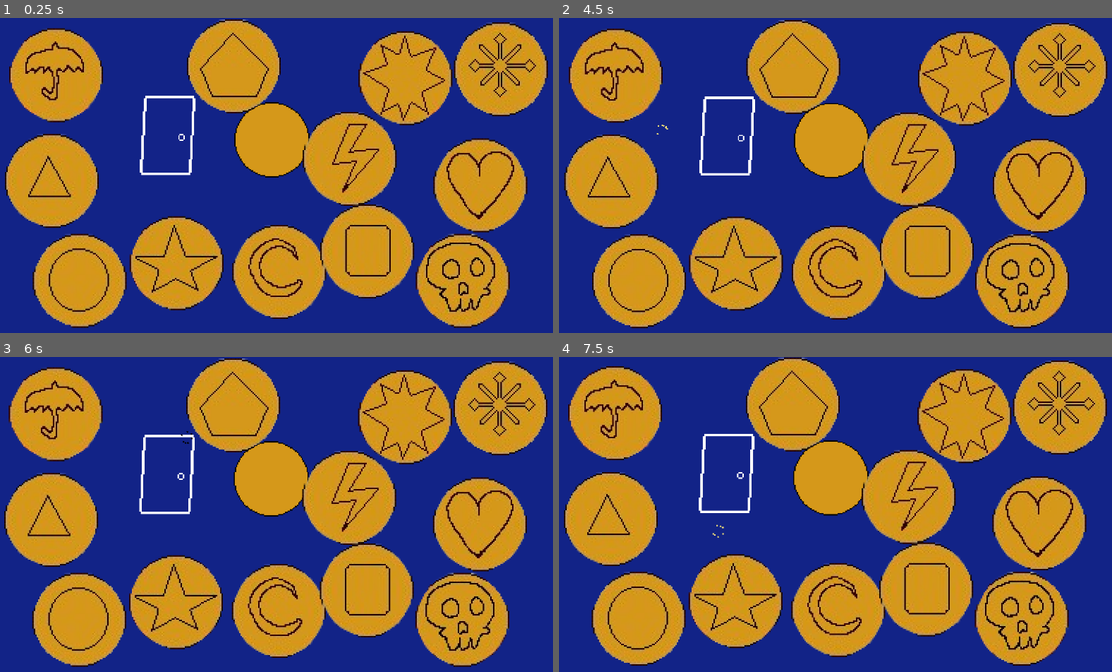
Above: before the commit, frames 1-4 (two rows, left to right).
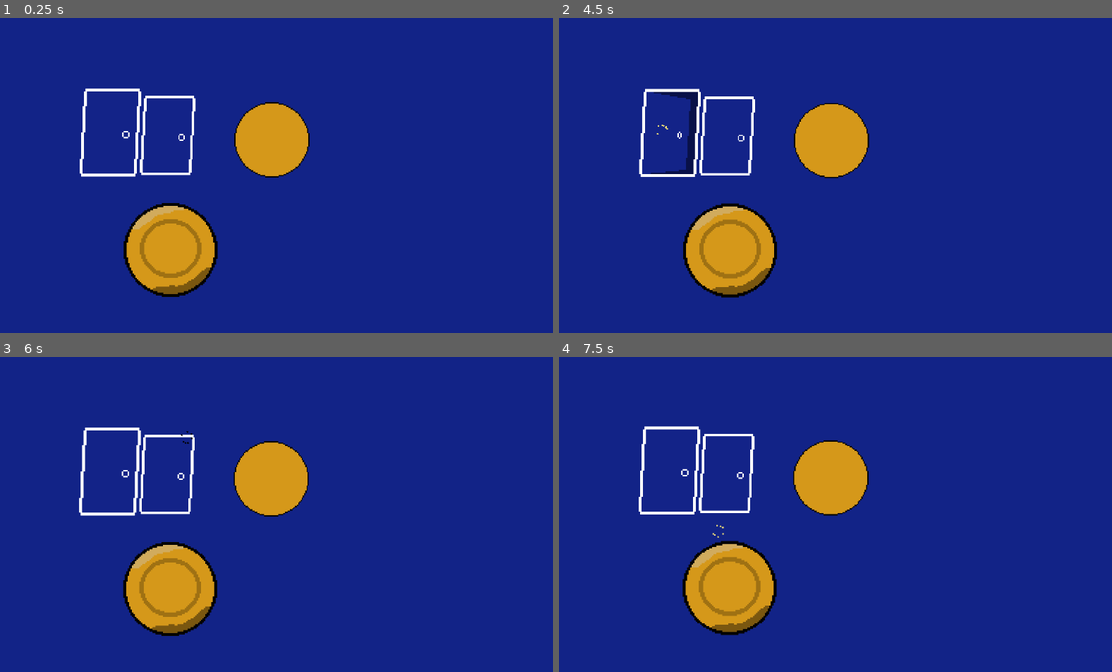
Above: after the commit, the same moments.

Repository: AysbergTr/gamejam-github
Game: Godot game, scene res://scenes/game.tscn
Same seed, same stepped clock (60 frames per second), same inputs: the game is played once before the commit and once after it.
Inputs (mouse positions are in pixels of both pictures, inside the frame that each line leads up to):
- Up to frame 1 (0.25 s): no input
- Up to frame 2 (4.5 s): tap Enter (ui_accept) at 0.5, 0.77, 1.52, 2, 3.02, 3.5, 3.77 s; move the mouse to (829, 140) at 0.52 s; hold Right (ui_right) 0.53-2.03 s; click (829, 140) at 0.67 s; move the mouse to (719, 191) at 1.27 s; click (719, 191) at 1.42 s; move the mouse to (885, 106) at 2.02 s; hold Left (ui_left) 2.03-2.78 s; click (885, 106) at 2.17 s; move the mouse to (802, 238) at 2.77 s; hold Right (ui_right) 2.78-4.28 s; click (802, 238) at 2.92 s; move the mouse to (1001, 222) at 3.52 s; click (1001, 222) at 3.67 s; move the mouse to (664, 128) at 4.27 s; hold Left (ui_left) from 4.28 s (still down); click (664, 128) at 4.42 s
- Up to frame 3 (6 s): tap Enter (ui_accept) at 4.52 s; move the mouse to (298, 514) at 5.02 s; release Left (ui_left) at 5.03 s; hold Right (ui_right) 5.03-5.78 s; click (298, 514) at 5.17 s; move the mouse to (188, 435) at 5.77 s; hold Left (ui_left) from 5.78 s (still down); click (188, 435) at 5.92 s
- Up to frame 4 (7.5 s): tap Enter (ui_accept) at 6.02, 6.77, 7.25 s; move the mouse to (957, 498) at 6.52 s; click (957, 498) at 6.67 s; move the mouse to (719, 530) at 7.27 s; release Left (ui_left) at 7.28 s; hold Right (ui_right) from 7.28 s (still down); click (719, 530) at 7.42 s

The runs differ from the first frame. In frame 1, 46% of the frame differs, in the area x 0-100%, y 0-99%; in frame 2, 47%; in frame 3, 46%; in frame 4, 46%.

Commit message:
cookie shapes remastered
-Changed 9 of the cookie shapes

Diff:
--- /dev/null
+++ b/scenes/door.tscn
@@ -0,0 +1,27 @@
+[gd_scene load_steps=5 format=3 uid="uid://i28mfgee7hxj"]
+
+[ext_resource type="Script" uid="uid://dancnc1emwcwr" path="res://scripts/door.gd" id="1_83dcw"]
+[ext_resource type="Texture2D" uid="uid://dlc0hucnvfwjk" path="res://assets/door (1).png" id="1_hpvv5"]
+[ext_resource type="Texture2D" uid="uid://ma4c4lev3xve" path="res://assets/door opened.png" id="2_uvdjg"]
+
+[sub_resource type="RectangleShape2D" id="RectangleShape2D_uvdjg"]
+size = Vector2(39, 60)
+
+[node name="Door" type="Area2D"]
+script = ExtResource("1_83dcw")
+
+[node name="DoorSprite" type="Sprite2D" parent="."]
+position = Vector2(0, -30)
+texture = ExtResource("1_hpvv5")
+
+[node name="DoorOpenSprite" type="Sprite2D" parent="."]
+visible = false
+position = Vector2(0, -30)
+texture = ExtResource("2_uvdjg")
+
+[node name="CollisionShape2D" type="CollisionShape2D" parent="."]
+position = Vector2(0.5, -30)
+shape = SubResource("RectangleShape2D_uvdjg")
+
+[connection signal="mouse_entered" from="." to="." method="_on_mouse_entered"]
+[connection signal="mouse_exited" from="." to="." method="_on_mouse_exited"]
--- a/scenes/game.tscn
+++ b/scenes/game.tscn
@@ -1,22 +1,12 @@
-[gd_scene load_steps=19 format=3 uid="uid://7mqlexcnwkvy"]
+[gd_scene load_steps=9 format=3 uid="uid://7mqlexcnwkvy"]
 
-[ext_resource type="Script" uid="uid://b03ke3pjmjvfd" path="res://scenes/game.gd" id="1_iywne"]
+[ext_resource type="Script" uid="uid://b03ke3pjmjvfd" path="res://scripts/game.gd" id="1_iywne"]
 [ext_resource type="Texture2D" uid="uid://beb1jgo6pbulf" path="res://assets/PlainBiscuit.png" id="1_uwrxv"]
-[ext_resource type="Script" uid="uid://cve6wjgm3ulyn" path="res://scenes/biscuit_deneme.gd" id="3_lbhrr"]
+[ext_resource type="Script" uid="uid://cve6wjgm3ulyn" path="res://scripts/biscuit_deneme.gd" id="3_lbhrr"]
 [ext_resource type="Texture2D" uid="uid://dlc0hucnvfwjk" path="res://assets/door (1).png" id="4_lbhrr"]
 [ext_resource type="AudioStream" uid="uid://cjddc7ckfa4xc" path="res://sfx/clicking_sound.wav" id="5_iywne"]
-[ext_resource type="Texture2D" uid="uid://dwgbq37dagl87" path="res://assets/Cookie Shapes/8_point_star.png" id="6_rysoc"]
-[ext_resource type="Texture2D" uid="uid://dkn36exfqwryw" path="res://assets/Cookie Shapes/circle.png" id="7_ssvqc"]
-[ext_resource type="Texture2D" uid="uid://korplmhih5fk" path="res://assets/Cookie Shapes/fnowflake.png" id="8_264po"]
-[ext_resource type="Texture2D" uid="uid://b0u2gdd5mt2on" path="res://assets/Cookie Shapes/heart.png" id="9_1kice"]
-[ext_resource type="Texture2D" uid="uid://f4uytwfvx4ue" path="res://assets/Cookie Shapes/lightning.png" id="10_5newe"]
-[ext_resource type="Texture2D" uid="uid://bixpw3k6r52rb" path="res://assets/Cookie Shapes/Moon.png" id="11_37s47"]
-[ext_resource type="Texture2D" uid="uid://7lulrx17iiab" path="res://assets/Cookie Shapes/pentagon.png" id="12_bt5mj"]
-[ext_resource type="Texture2D" uid="uid://d17i7jvgfx04j" path="res://assets/Cookie Shapes/Skull.png" id="13_e1j6l"]
-[ext_resource type="Texture2D" uid="uid://ton0k8bjapgy" path="res://assets/Cookie Shapes/squre.png" id="14_pl11u"]
-[ext_resource type="Texture2D" uid="uid://drwyejbsvu4m7" path="res://assets/Cookie Shapes/Star.png" id="15_bhx41"]
-[ext_resource type="Texture2D" uid="uid://c38cubea3yxij" path="res://assets/Cookie Shapes/triangle.png" id="16_qnb83"]
-[ext_resource type="Texture2D" uid="uid://c4xvsnwjh880x" path="res://assets/Cookie Shapes/Umbrella.png" id="17_sww3w"]
+[ext_resource type="PackedScene" uid="uid://i28mfgee7hxj" path="res://scenes/door.tscn" id="6_p57ef"]
+[ext_resource type="Texture2D" uid="uid://dc1sskcd56dmg" path="res://assets/Cookie Shapes/CircleBiscuit.png" id="7_u5sy4"]
 
 [sub_resource type="CircleShape2D" id="CircleShape2D_lnu2h"]
 
@@ -52,53 +42,12 @@
 [node name="ClickingSound" type="AudioStreamPlayer2D" parent="."]
 stream = ExtResource("5_iywne")
 
-[node name="8PointStar" type="Sprite2D" parent="."]
-position = Vector2(91, -67)
-texture = ExtResource("6_rysoc")
+[node name="Door" parent="." instance=ExtResource("6_p57ef")]
+position = Vector2(-110, 0)
 
-[node name="Circle" type="Sprite2D" parent="."]
-position = Vector2(-131, 71)
-texture = ExtResource("7_ssvqc")
-
-[node name="Fnowflake" type="Sprite2D" parent="."]
-position = Vector2(156, -73)
-texture = ExtResource("8_264po")
-
-[node name="Heart" type="Sprite2D" parent="."]
-position = Vector2(142, 6)
-texture = ExtResource("9_1kice")
-
-[node name="Lightning" type="Sprite2D" parent="."]
-position = Vector2(53, -12)
-texture = ExtResource("10_5newe")
-
-[node name="Moon" type="Sprite2D" parent="."]
-position = Vector2(5, 65)
-texture = ExtResource("11_37s47")
-
-[node name="Pentagon" type="Sprite2D" parent="."]
-position = Vector2(-26, -75)
-texture = ExtResource("12_bt5mj")
-
-[node name="Skull" type="Sprite2D" parent="."]
-position = Vector2(130, 71)
-texture = ExtResource("13_e1j6l")
-
-[node name="Squre" type="Sprite2D" parent="."]
-position = Vector2(65, 51)
-texture = ExtResource("14_pl11u")
-
-[node name="Star" type="Sprite2D" parent="."]
-position = Vector2(-65, 59)
-texture = ExtResource("15_bhx41")
-
-[node name="Triangle" type="Sprite2D" parent="."]
-position = Vector2(-150, 3)
-texture = ExtResource("16_qnb83")
-
-[node name="Umbrella" type="Sprite2D" parent="."]
-position = Vector2(-147, -69)
-texture = ExtResource("17_sww3w")
+[node name="CircleBiscuit" type="Sprite2D" parent="."]
+position = Vector2(-69, 50)
+texture = ExtResource("7_u5sy4")
 
 [connection signal="mouse_entered" from="Area2D" to="Area2D" method="_on_mouse_entered"]
 [connection signal="mouse_exited" from="Area2D" to="Area2D" method="_on_mouse_exited"]
--- /dev/null
+++ b/scripts/door.gd
@@ -0,0 +1,20 @@
+extends Area2D
+
+@onready var door_open_sprite: Sprite2D = $DoorOpenSprite
+
+# Called when the node enters the scene tree for the first time.
+func _ready() -> void:
+	pass # Replace with function body.
+
+
+# Called every frame. 'delta' is the elapsed time since the previous frame.
+func _process(delta: float) -> void:
+	pass
+
+
+func _on_mouse_entered() -> void:
+	door_open_sprite.visible = true
+
+
+func _on_mouse_exited() -> void:
+	door_open_sprite.visible = false
Binary file added: assets/Cookie Shapes/CircleBiscuit.png
Not shown, changed: assets/Cookie Shapes/CircleBiscuit.png.import
Binary file added: assets/Cookie Shapes/HeartBiscuit.png
Not shown, changed: assets/Cookie Shapes/HeartBiscuit.png.import
Binary file removed: assets/Cookie Shapes/Moon.png
Binary file added: assets/Cookie Shapes/MoonBiscuit.png
Not shown, changed: assets/Cookie Shapes/MoonBiscuit.png.import
Binary file added: assets/Cookie Shapes/PentagonBiscuit.png
Not shown, changed: assets/Cookie Shapes/PentagonBiscuit.png.import
Binary file added: assets/Cookie Shapes/SquareBiscuit.png
Not shown, added: assets/Cookie Shapes/SquareBiscuit.png.import
Binary file removed: assets/Cookie Shapes/Star.png
(and 24 more such lines)
